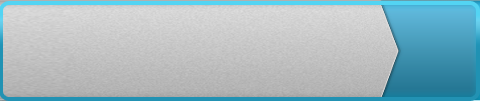
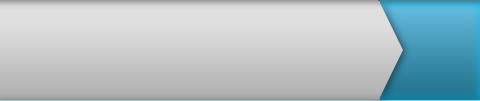
Comparing the layer stacks of the two 480px x 101px images. Changes:
added group "Bryan's Version" with 22 layers above "Kory's Version" over box(0, 0, 480, 101)
added group "ACTIVE" with 9 layers in group "Bryan's Version" over box(0, 0, 480, 101)
added layer "Layer 16 copy 3" (58%) in group "ACTIVE" over box(0, 0, 480, 9)
added layer "Layer 16 copy 2" in group "ACTIVE" over box(0, 0, 480, 9)
added layer "Layer 16 copy" in group "ACTIVE" over box(0, 0, 480, 9)
added layer "Layer 16" in group "ACTIVE" over box(0, 91, 480, 100)
added layer "accent line 1" (1st of 3, in "Bryan's Version" › "ACTIVE") in group "ACTIVE" over box(378, 0, 480, 2)
added layer "Arrow Shaft copy" in group "ACTIVE" over box(0, 0, 380, 101)
added layer "Arrow Head copy" in group "ACTIVE" over box(351, 0, 403, 100)
added layer "bottom accent" in group "ACTIVE" over box(0, 100, 480, 101)
added layer "Layer 15" in group "ACTIVE" over box(0, 1, 480, 101)
renamed "Layer 4" to "Focused and Pressed", hid it, moved it into group "Kory's Version" over box(0, 0, 480, 101)
